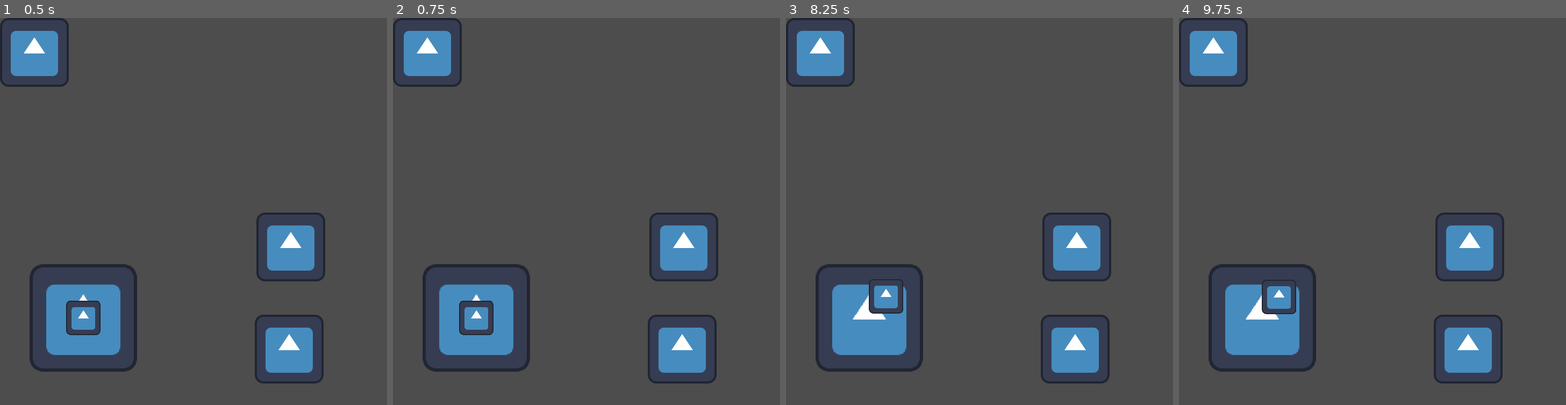
Above: before the commit, frames 1-4 (left to right).
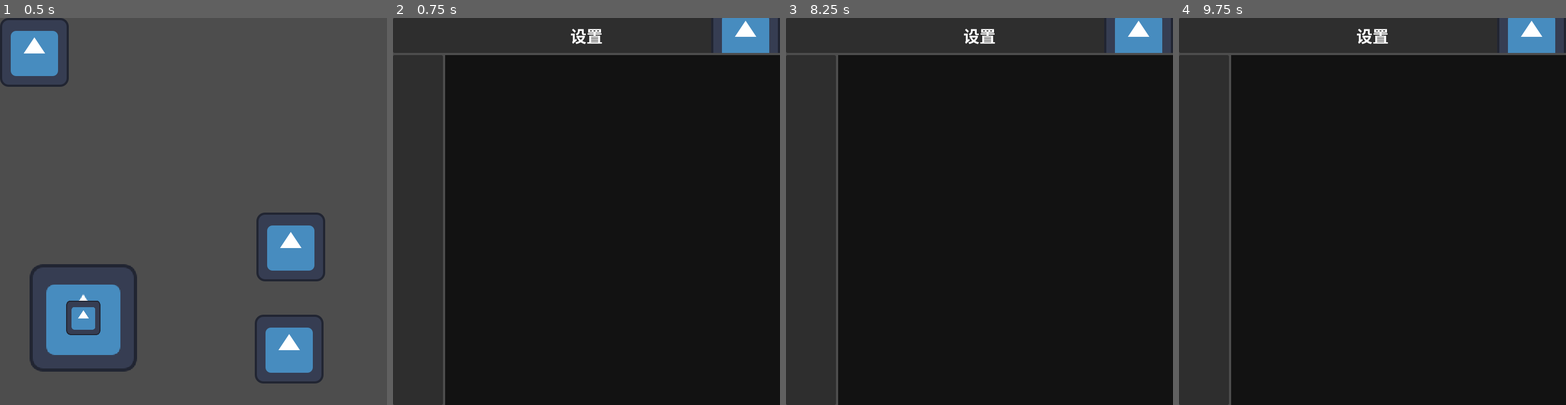
Above: after the commit, the same moments.

Repository: PuKYC/Sky_Dimension
Game: Godot game, scene res://main.tscn
Two runs of this game, one before a commit and one after it. Both use one fixed random seed, a clock stepped at 60 frames per second and the inputs below. The engine's default icon, where the game draws it, is replaced by a stand-in: a white triangle on a blue panel in a dark square.
Inputs (mouse positions are in pixels of both pictures, inside the frame that each line leads up to):
- Up to frame 1 (0.5 s): no input
- Up to frame 2 (0.75 s): click (427, 52) at 0.5 s
- Up to frame 3 (8.25 s): click (1076, 246) at 1.27 s; click (1076, 346) at 2.02 s; click (820, 52) at 2.77 s; click (1076, 246) at 3.52 s; click (1076, 346) at 4.27 s; click (820, 52) at 5.02 s; click (1076, 246) at 5.77 s; click (1076, 346) at 6.52 s; tap Enter at 7.25 s; move the mouse to (1064, 192) at 7.27 s; click (1064, 192) at 7.42 s; tap Space at 8 s; drag from (902, 230) to (960, 288) at 8.02 s
- Up to frame 4 (9.75 s): move the mouse to (1411, 126) at 8.77 s; click (1411, 126) at 8.92 s; tap Enter at 9.5 s; drag from (1353, 288) to (1256, 153) at 9.52 s

Frame 1 is identical in both runs. In frame 2, 98% of the frame differs, in the area x 0-100%, y 0-100%; in frame 3, 98%; in frame 4, 98%.

Commit message:
增加设置布局

Diff:
--- a/UI/TouchGameControl/TouchControlBase.gd
+++ b/UI/TouchGameControl/TouchControlBase.gd
@@ -7,10 +7,6 @@
 @export var active_visible := false
 
 @onready var Player = get_tree().get_first_node_in_group("Player")
-
-signal set_on_control_started()
-signal set_on_control_updated()
-signal set_on_control_ended()
 
 func _input(event):
 	if handle_input(event):
@@ -42,17 +38,14 @@
 	touch_index = event.index
 	is_dragging = true
 	on_control_started(event)
-	emit_signal("set_on_control_started")
 
 func update_control(event: InputEventScreenDrag):
 	on_control_updated(event)
-	emit_signal("set_on_control_updated")
 
 func end_control():
 	is_dragging = false
 	touch_index = -1
 	on_control_ended()
-	emit_signal("set_on_control_ended")
 
 # 需要子类实现的方法
 func on_control_started(_event: InputEventScreenTouch):
--- a/UI/TouchGameControl/UI_game.tscn
+++ b/UI/TouchGameControl/UI_game.tscn
@@ -9,10 +9,17 @@
 
 [sub_resource type="StyleBoxEmpty" id="StyleBoxEmpty_wojv6"]
 
-[node name="UI_game" type="CanvasLayer"]
+[node name="UI_game" type="Control"]
+layout_mode = 3
+anchors_preset = 15
+anchor_right = 1.0
+anchor_bottom = 1.0
+grow_horizontal = 2
+grow_vertical = 2
 script = ExtResource("1_i678u")
 
 [node name="VBoxContainer" type="VBoxContainer" parent="."]
+layout_mode = 1
 anchors_preset = 15
 anchor_right = 1.0
 anchor_bottom = 1.0
@@ -114,7 +121,6 @@
 keep_pressed_outside = true
 texture_normal = ExtResource("1_aalgr")
 
-[connection signal="button_down" from="VBoxContainer/top/set" to="." method="_on_set_button_down"]
 [connection signal="pressed" from="VBoxContainer/top/set" to="." method="_on_set_pressed"]
 [connection signal="button_down" from="VBoxContainer/HBoxContainer/Rotation/top" to="VBoxContainer/HBoxContainer/Rotation" method="_on_top_button_down"]
 [connection signal="button_up" from="VBoxContainer/HBoxContainer/Rotation/top" to="VBoxContainer/HBoxContainer/Rotation" method="_on_top_button_up"]
--- a/UI/TouchGameControl/rotation.gd
+++ b/UI/TouchGameControl/rotation.gd
@@ -8,22 +8,22 @@
 var position_delta = Vector2.ZERO
 
 func on_control_started(_event: InputEventScreenTouch):
-		camera_start_rotation = Player.get_camera_rotation()
-		touch_start_position = _event.position
+	camera_start_rotation = Player.get_camera_rotation()
+	touch_start_position = _event.position
 
 func on_control_updated(event: InputEventScreenDrag):
 
-		position_delta = event.position - touch_start_position
-		Player.set_see_rotation(Vector3(
-				clampf(camera_start_rotation.x + position_delta.y * rotation_sensitivity,
-						vertical_clamp.x, vertical_clamp.y),
-				camera_start_rotation.y + position_delta.x * rotation_sensitivity,
-				0
-		))
+	position_delta = event.position - touch_start_position
+	Player.set_see_rotation(Vector3(
+			clampf(camera_start_rotation.x + position_delta.y * rotation_sensitivity,
+					vertical_clamp.x, vertical_clamp.y),
+			camera_start_rotation.y + position_delta.x * rotation_sensitivity,
+			0
+	))
 
 func on_control_ended():
-		camera_start_rotation = Vector3.ZERO
-		touch_start_position = Vector3.ZERO
+	camera_start_rotation = Vector3.ZERO
+	touch_start_position = Vector3.ZERO
 
 func is_point_in_control_area(pos: Vector2) -> bool:
 	return control_point_in_area(self, pos) and is_point_in_node(pos)
--- a/UI/TouchGameControl/ui_game.gd
+++ b/UI/TouchGameControl/ui_game.gd
@@ -1,5 +1,23 @@
-extends CanvasLayer
+extends Control
+
+signal open_set_op
 
 func _on_set_pressed() -> void:
+	emit_signal("open_set_op")
+	pass # Replace with function body.
 
-	pass # Replace with function body.
+# 递归设置子节点的 process 状态
+func set_children_process(node: Node, enabled: bool):
+	node.process_mode = Node.PROCESS_MODE_DISABLED
+	for child in node.get_children():
+		set_children_process(child, enabled)  # 递归处理子节点
+
+# 隐藏时禁用所有子节点
+func GUI_hide():
+	self.visible = false
+	set_children_process(self, false)
+
+# 显示时启用所有子节点
+func GUI_show():
+	self.visible = true
+	set_children_process(self, true)
--- /dev/null
+++ b/UI/set_UI/Options.tscn
@@ -0,0 +1,51 @@
+[gd_scene load_steps=2 format=3 uid="uid://bjc7adej1ujtl"]
+
+[ext_resource type="Texture2D" uid="uid://ccffh0je0va6t" path="res://icon.svg" id="1_dwar2"]
+
+[node name="ScrollContainer" type="ScrollContainer"]
+anchors_preset = 15
+anchor_right = 1.0
+anchor_bottom = 1.0
+grow_horizontal = 2
+grow_vertical = 2
+metadata/_tab_index = 0
+
+[node name="VBoxContainer" type="VBoxContainer" parent="."]
+layout_mode = 2
+size_flags_horizontal = 3
+size_flags_vertical = 3
+
+[node name="Button" type="Button" parent="VBoxContainer"]
+layout_mode = 2
+size_flags_vertical = 3
+icon = ExtResource("1_dwar2")
+
+[node name="Button2" type="Button" parent="VBoxContainer"]
+layout_mode = 2
+size_flags_vertical = 3
+icon = ExtResource("1_dwar2")
+
+[node name="Button3" type="Button" parent="VBoxContainer"]
+layout_mode = 2
+size_flags_vertical = 3
+icon = ExtResource("1_dwar2")
+
+[node name="Button4" type="Button" parent="VBoxContainer"]
+layout_mode = 2
+size_flags_vertical = 3
+icon = ExtResource("1_dwar2")
+
+[node name="Button5" type="Button" parent="VBoxContainer"]
+layout_mode = 2
+size_flags_vertical = 3
+icon = ExtResource("1_dwar2")
+
+[node name="Button6" type="Button" parent="VBoxContainer"]
+layout_mode = 2
+size_flags_vertical = 3
+icon = ExtResource("1_dwar2")
+
+[node name="Button7" type="Button" parent="VBoxContainer"]
+layout_mode = 2
+size_flags_vertical = 3
+icon = ExtResource("1_dwar2")
--- /dev/null
+++ b/UI/set_UI/set_UI.tres
@@ -0,0 +1,8 @@
+[gd_resource type="Theme" load_steps=2 format=3 uid="uid://bwolbuda1r5c2"]
+
+[sub_resource type="StyleBoxFlat" id="StyleBoxFlat_jqqvn"]
+bg_color = Color(0, 0, 0, 0.756863)
+
+[resource]
+Label/font_sizes/font_size = 30
+TabContainer/styles/panel = SubResource("StyleBoxFlat_jqqvn")
--- /dev/null
+++ b/UI/set_UI/set_UI.tscn
@@ -0,0 +1,83 @@
+[gd_scene load_steps=3 format=3 uid="uid://da6ty4gny3wwt"]
+
+[ext_resource type="Theme" uid="uid://bwolbuda1r5c2" path="res://UI/set_UI/set_UI.tres" id="1_rcewc"]
+[ext_resource type="Texture2D" uid="uid://ccffh0je0va6t" path="res://icon.svg" id="2_3k3t0"]
+
+[node name="SetUi" type="Control"]
+layout_mode = 3
+anchors_preset = 15
+anchor_right = 1.0
+anchor_bottom = 1.0
+grow_horizontal = 2
+grow_vertical = 2
+
+[node name="VBoxContainer" type="VBoxContainer" parent="."]
+layout_mode = 1
+anchors_preset = 15
+anchor_right = 1.0
+anchor_bottom = 1.0
+grow_horizontal = 2
+grow_vertical = 2
+
+[node name="Panel" type="Panel" parent="VBoxContainer"]
+clip_contents = true
+layout_mode = 2
+size_flags_vertical = 3
+size_flags_stretch_ratio = 0.1
+
+[node name="Label" type="Label" parent="VBoxContainer/Panel"]
+layout_mode = 1
+anchors_preset = 15
+anchor_right = 1.0
+anchor_bottom = 1.0
+grow_horizontal = 2
+grow_vertical = 2
+size_flags_horizontal = 3
+size_flags_vertical = 1
+theme = ExtResource("1_rcewc")
+text = "设置"
+horizontal_alignment = 1
+vertical_alignment = 1
+
+[node name="exit" type="TextureButton" parent="VBoxContainer/Panel"]
+layout_mode = 1
+anchors_preset = -1
+anchor_left = 0.911
+anchor_top = 0.5
+anchor_right = 0.911
+anchor_bottom = 0.5
+offset_left = -63.92
+offset_top = -64.0
+offset_right = 64.08
+offset_bottom = 64.0
+grow_horizontal = 0
+grow_vertical = 2
+size_flags_horizontal = 8
+size_flags_stretch_ratio = 0.1
+keep_pressed_outside = true
+texture_normal = ExtResource("2_3k3t0")
+
+[node name="main_set" type="HBoxContainer" parent="VBoxContainer"]
+layout_mode = 2
+size_flags_vertical = 3
+
+[node name="Panel" type="Panel" parent="VBoxContainer/main_set"]
+layout_mode = 2
+size_flags_horizontal = 3
+size_flags_stretch_ratio = 0.15
+
+[node name="set_type" type="HBoxContainer" parent="VBoxContainer/main_set/Panel"]
+layout_mode = 1
+anchors_preset = 15
+anchor_right = 1.0
+anchor_bottom = 1.0
+grow_horizontal = 2
+grow_vertical = 2
+size_flags_horizontal = 3
+size_flags_stretch_ratio = 0.2
+
+[node name="set_class" type="TabContainer" parent="VBoxContainer/main_set"]
+layout_mode = 2
+size_flags_horizontal = 3
+theme = ExtResource("1_rcewc")
+tabs_visible = false
--- a/UI/ui.gd
+++ b/UI/ui.gd
@@ -1,6 +1,15 @@
 extends CanvasLayer
 
 var UI_game = preload("res://UI/TouchGameControl/UI_game.tscn").instantiate()
+var set_UI = preload("res://UI/set_UI/set_UI.tscn").instantiate()
 
 func _ready() -> void:
 	add_child(UI_game)
+	add_child(set_UI)
+	set_UI.visible = false
+	UI_game.open_set_op.connect(is_open_set)
+
+func is_open_set():
+	UI_game.GUI_hide()
+
+	set_UI.visible = true
--- a/UI/ui.tscn
+++ b/UI/ui.tscn
@@ -3,5 +3,4 @@
 [ext_resource type="Script" uid="uid://cd0xwtu8jqxuh" path="res://UI/ui.gd" id="1_e6gg6"]
 
 [node name="UI" type="CanvasLayer"]
-layer = 2
 script = ExtResource("1_e6gg6")
--- a/project.godot
+++ b/project.godot
@@ -58,6 +58,10 @@
 ]
 }
 
+[input_devices]
+
+pointing/emulate_touch_from_mouse=true
+
 [internationalization]
 
 locale/locale_filter_mode=1
